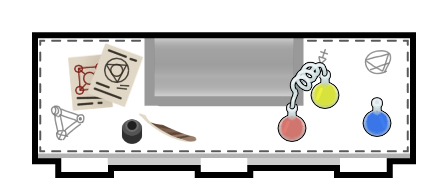
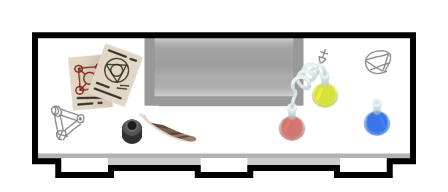
Before/after of a w=448, h=192 layered artwork. What changed in the layer stack:
painted on "Paint Layer 12" over left=100, top=39, right=292, bottom=153
painted on "Paint Layer 8" over left=67, top=39, right=141, bottom=42
painted on "Paint Layer 1" over left=39, top=39, right=409, bottom=153
